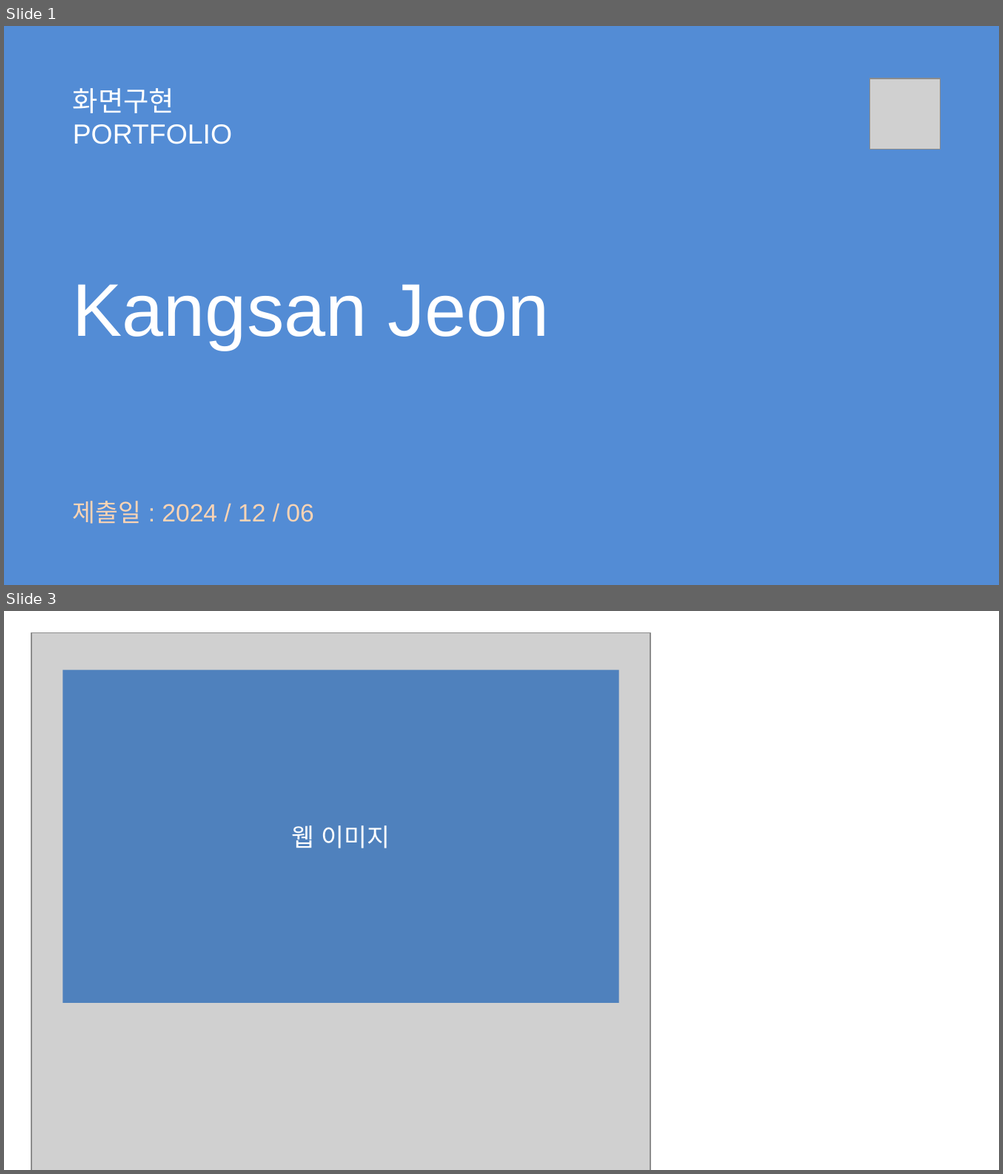
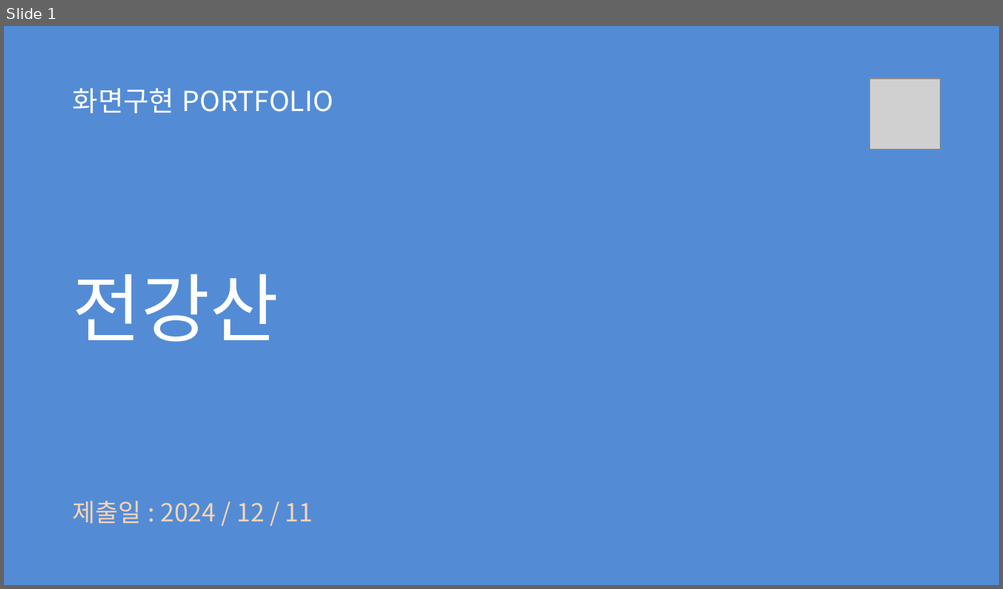
Before and after one commit to jksa9609/HTML_Portpolio_jks, a slide deck: 화면구현_포트폴리오_전강산.pptx. Shown one above the other, each under a label of ours: slides 1 and 3 before the commit, slide 1 after it; the slides between them are not shown. The pictures are 1003x1174 and 1003x589 pixels, drawn with LibreOffice and Linux fonts; fonts in the diff are those of the drawing; grey boxes stand for pictures. Boxes give left, top, right and bottom in pixels: in the first picture for what was removed or moved away, otherwise in the second. Text is boxed around its words. In the diff, an @@ line names an element or a change of style, - is before the commit and + after.

```diff
--- a/화면구현_포트폴리오_전강산.pptx
+++ b/화면구현_포트폴리오_전강산.pptx
@@ slide 3 removed at (4,611,999,1170), background #FFFFFF @@
@@ picture removed at (32,633,651,1170) @@
@@ rectangle removed at (62,669,619,1003) @@
-웹 이미지
@@ slide 1 changed as well @@
@@ text "화면구현 PORTFOLIO" at (73,88,333,113): font Arial to Noto Sans CJK KR @@
@@ text at (73,274,279,342): text changed; font Arial to Noto Sans CJK KR @@
-Kangsan Jeon
+전강산
@@ text at (73,501,313,524): text changed; font Arial to Noto Sans CJK KR @@
-제출일 : 2024 / 12 / 06
+제출일 : 2024 / 12 / 11
```
Also in this commit, not shown: 7 slides added, 3 other slides removed, 17 other files.
